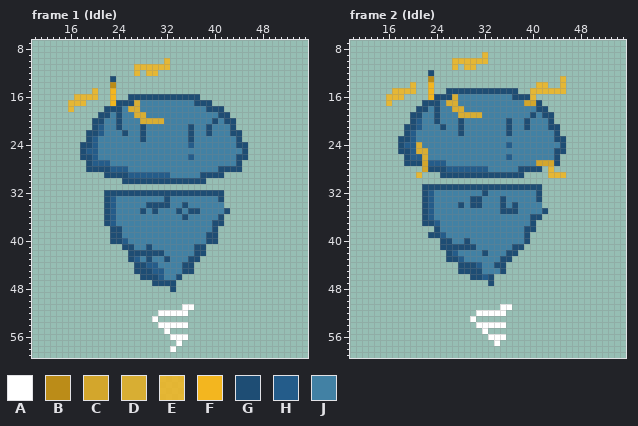
Pixel-art file: Resources/Aseprite/RobotEnemies.aseprite. Above, as it was before the edit.
64x64 pixels, 52 frames. Colours within 5 levels of each other are drawn and written as one. Shown: frame 1 (Idle): x 10..55, y 7..59; frame 2 (Idle): x 10..55, y 7..59. The commit also changed other frames, which this record leaves out.
Palette (. is transparent): A #ffffff  B #bb8c18  C #d3a62c  D #d8ae33  E #f3b61fd9  F #f3b61f  G #1e4d74  H #245c8a  J #4281a4
New version:
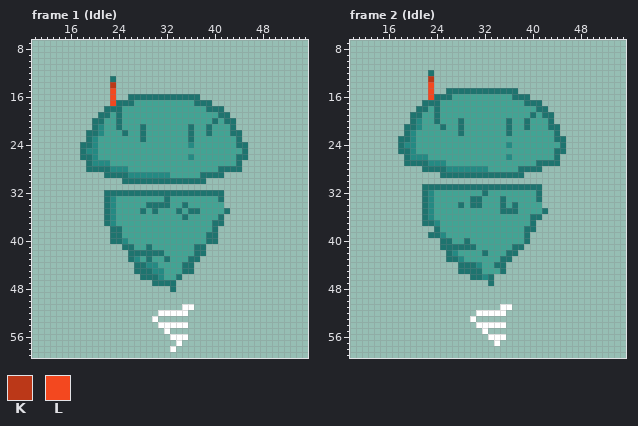
Colours new in this view: K #bb3818  L #f3481f
Change:
layer "Electricidad" now hidden
Colour G changes from #1e4d74 to #1e746f.
Colour H changes from #245c8a to #248a83.
Colour J changes from #4281a4 to #42a494.
Frame 1 (Idle):
Colour J replaces colour D in row 17 at x 27; in row 18 at x 26 to 27; in row 19 at x 27 to 28; in row 20 at x 28 to 31.
Colour K replaces colour B in row 14 at x 23.
Colour L replaces colour F in rows 15 to 17 at x 23.
The edit erases colour E in row 10 at x 32; in row 11 at x 27 to 32; in row 12 at x 27 and 29 to 30; in row 15 at x 20; in row 16 at x 17 to 20; in row 17 at x 16 to 18.
The edit erases colour E in row 18 at x 16.
Frame 2 (Idle):
Colour G replaces colour C in row 17 at x 39 to 40; in row 27 at x 22 and 41 to 43; in row 28 at x 22.
Colour H replaces colour D in row 26 at x 22.
Colour J replaces colour D in row 16 at x 27; in row 17 at x 26 to 27; in row 18 at x 27 to 28; in row 19 at x 28 to 31; in row 24 at x 21; in row 25 at x 21 to 22.
Colour K replaces colour B in row 13 at x 23.
Colour L replaces colour F in rows 14 to 16 at x 23.
The edit erases colour E in row 9 at x 32; in row 10 at x 27 to 32; in row 11 at x 27 and 29 to 30; in row 13 at x 45; in row 14 at x 20, 41 to 42 and 45; in row 15 at x 17 to 20 and 40 to 45.
The edit erases colour E in row 16 at x 16 to 18 and 40; in row 17 at x 16; in row 28 at x 43; in row 29 at x 21 and 43 to 45.
Changed places in both pictures, as pixel boxes (x1, y1, x2, y2):
changed: (68, 58, 248, 292)
changed: (386, 52, 566, 286)
